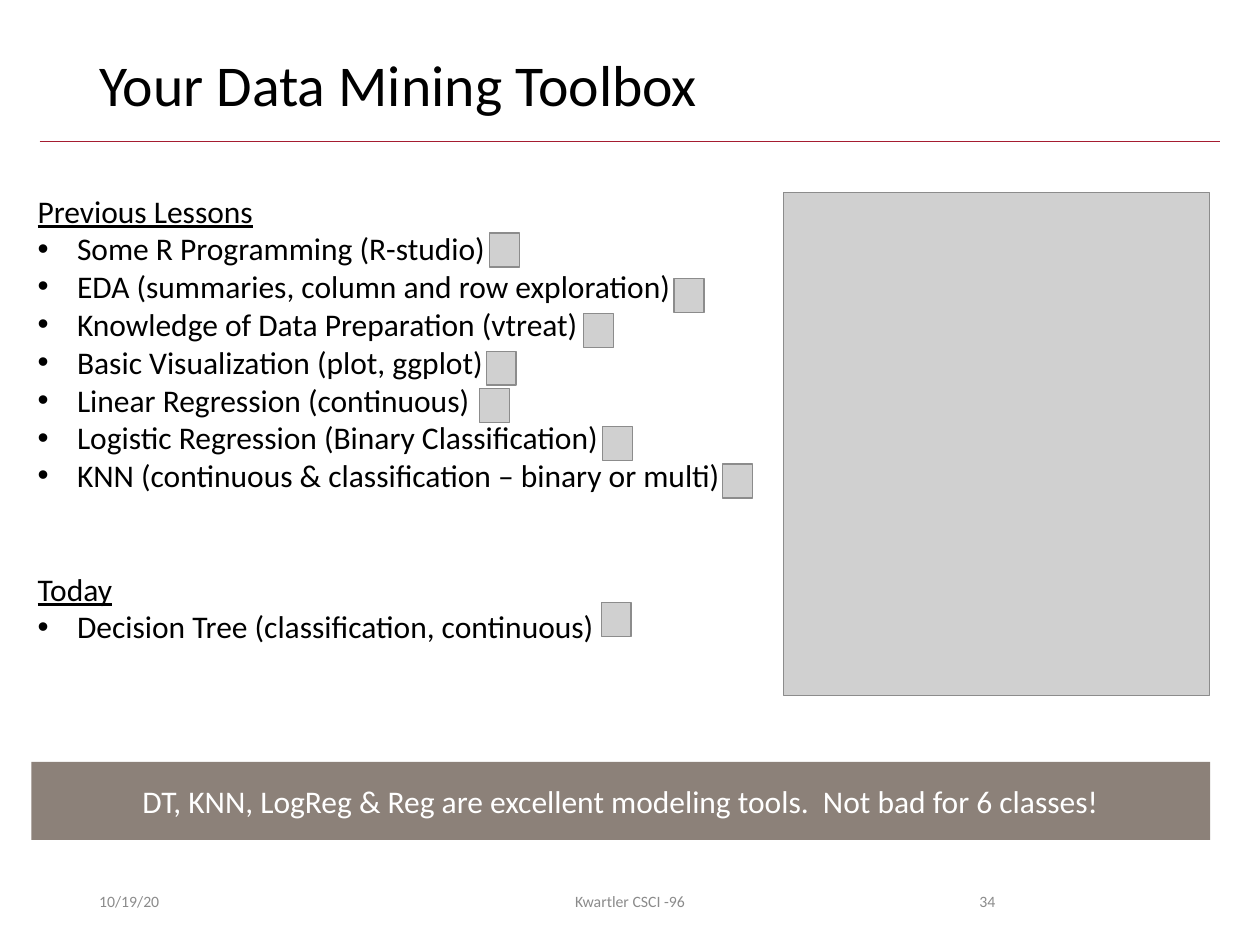
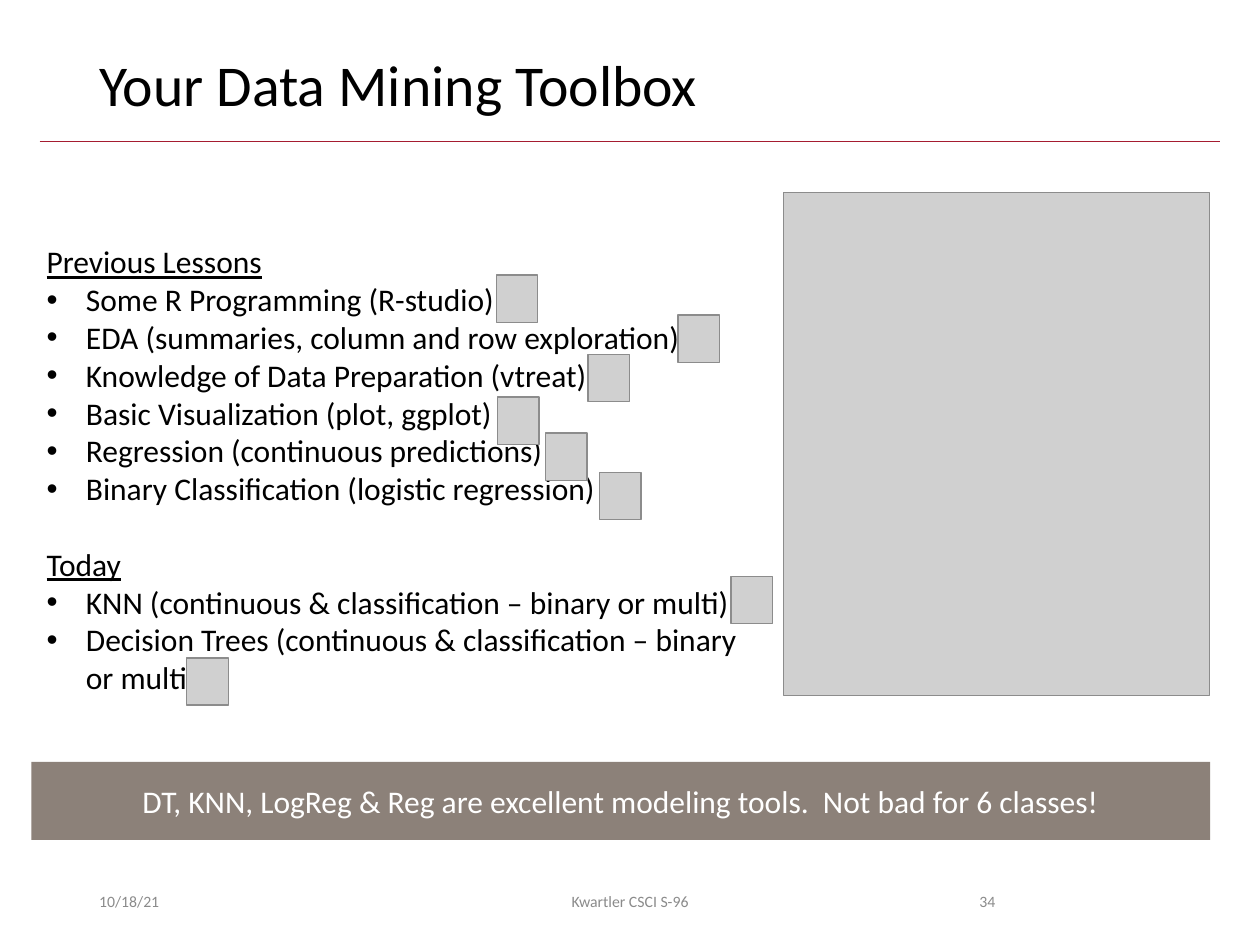
Before and after one commit to kwartler/Harvard_DataMining_Business_Student, a slide deck: slide 34 of Lessons/F_KNN_Decision_Tree/F_Decision Trees.pptx. Drawn at 1260x945 pixels with LibreOffice and Linux fonts; fonts in the diff are those of the drawing; grey boxes stand for pictures; background and template pictures are left out. Boxes give left, top, right and bottom in pixels: in the first picture for what was removed or moved away, otherwise in the second. Text is boxed around its words. In the diff, an @@ line names an element or a change of style, - is before the commit and + after.

Commit message:
add lesson

```diff
--- a/Lessons/F_KNN_Decision_Tree/F_Decision Trees.pptx
+++ b/Lessons/F_KNN_Decision_Tree/F_Decision Trees.pptx
@@ text "Previous Lessons": place and size @@
-text "Previous Lessons" at (38, 201, 719, 642)
+text "Previous Lessons" at (47, 251, 737, 697)
@@ picture: place and size @@
-picture at (490, 233, 520, 267)
+picture at (496, 275, 538, 323)
@@ picture: place and size @@
-picture at (723, 464, 753, 498)
+picture at (678, 315, 719, 363)
@@ picture: place and size @@
-picture at (486, 352, 517, 386)
+picture at (588, 354, 630, 402)
@@ picture: place and size @@
-picture at (480, 389, 510, 423)
+picture at (498, 397, 539, 445)
@@ text at (47, 436, 595, 581): text changed @@
-• Linear Regression (continuous)
-• Logistic Regression (Binary Classification)
+• Regression (continuous predictions)
+• Binary Classification (logistic regression)
+Today
@@ picture: place and size @@
-picture at (602, 426, 633, 460)
+picture at (546, 433, 587, 481)
@@ picture: place and size @@
-picture at (674, 278, 704, 312)
+picture at (600, 472, 641, 520)
@@ picture: place and size @@
-picture at (601, 602, 631, 636)
+picture at (731, 577, 772, 625)
@@ text at (86, 628, 737, 697): text changed @@
-Today
-• Decision Tree (classification, continuous)
+• Decision Trees (continuous & classification – binary or multi
@@ picture: place and size @@
-picture at (583, 314, 614, 348)
+picture at (186, 658, 228, 706)
@@ text at (99, 896, 159, 908): text changed @@
-10/19/20
+10/18/21
@@ text at (572, 896, 689, 907): text changed @@
-Kwartler CSCI -96
+Kwartler CSCI S-96
```
Also in this commit, not shown: 33 other slides changed, 6 other files.
